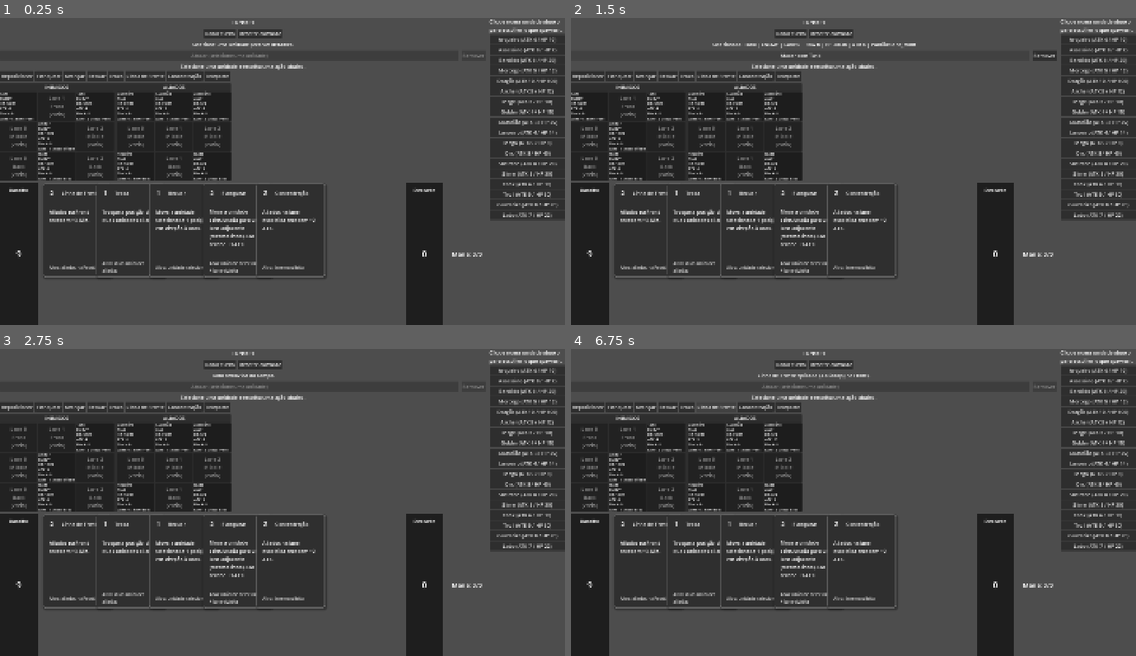
Above: before the commit, frames 1-4 (two rows, left to right).
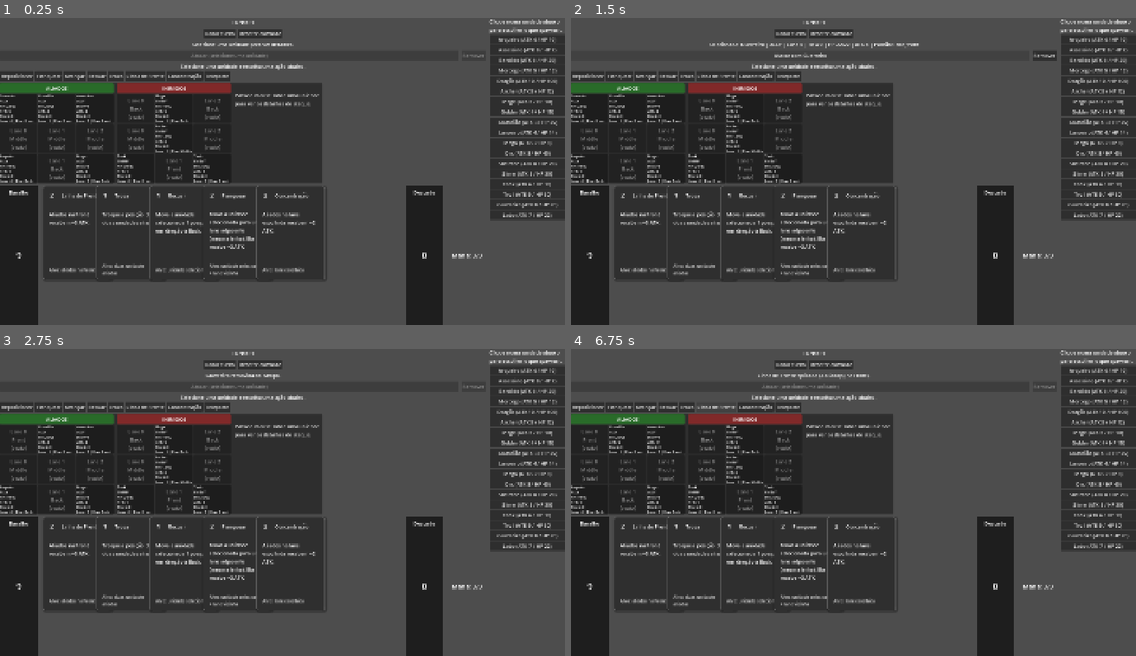
Above: after the commit, the same moments.

Repository: felippe-miguel/be-card
Game: Godot game, scene res://scenes/game.tscn
The game is run twice, just before and just after one commit, with the same random seed, the same clock (stepped at 60 frames per second) and the same inputs.
Inputs:
- Up to frame 1 (0.25 s): no input
- Up to frame 2 (1.5 s): click "X" at 0.5 s; click "Atacar com Tank" (after the commit: "Atacar com Guerreiro") at 1.25 s
- Up to frame 3 (2.75 s): click "Remover" at 2 s
- Up to frame 4 (6.75 s): click "Reposicionar" at 2.75 s; click "Flanquear" at 3.5 s; click "Avançar" at 4.25 s; click "Recuar" at 5 s; click "Troca" at 5.75 s; click "Linha de Frente" at 6.5 s

The runs differ from the first frame. In frame 1, 14% of the frame differs, in the area x 0-86%, y 21-87%; in frame 2, 14%, in the area x 0-86%, y 7-87%; in frame 3, 14%; in frame 4, 14%.

Commit message:
feat(sandbox): highlight de combate, painel de explicacao e ajustes visuais do tabuleiro
- UnitView: hover numa unidade destaca em vermelho os alvos do padrao
  de ataque dela e em verde quem recebe aura (Guardiao); novo
  hover_started/hover_ended, set_highlight()/clear_highlight().
- TargetSystem.describe_pattern(): explicacao legivel de cada padrao,
  mostrada num painel ao lado do tabuleiro (BattleFloorView.set_pattern_
  info()/clear_pattern_info()) junto com o highlight.
- Tabuleiro dos inimigos passa a ser montado com as rows invertidas
  (Back em cima, Front embaixo) - pensado pra quando os dois forem
  empilhados no futuro, se encarando pela Front.
- Tabuleiros ficam lado a lado (aliados a esquerda, inimigos a
  direita), com a barra 'ALIADOS' em verde e 'INIMIGOS' em vermelho
  pra diferenciar de relance.

Diff:
--- a/scenes/battle_floor.tscn
+++ b/scenes/battle_floor.tscn
@@ -1,6 +1,24 @@
 [gd_scene format=3 uid="uid://dtxw2mbs8lwqh"]
 
 [ext_resource type="Script" uid="uid://cfaark6lqrw3q" path="res://scripts/battle_floor_view.gd" id="1_fcfhn"]
+
+[sub_resource type="StyleBoxFlat" id="StyleBoxFlat_ally"]
+bg_color = Color(0.16, 0.42, 0.16, 1)
+corner_radius_top_left = 4
+corner_radius_top_right = 4
+corner_radius_bottom_right = 4
+corner_radius_bottom_left = 4
+content_margin_top = 4
+content_margin_bottom = 4
+
+[sub_resource type="StyleBoxFlat" id="StyleBoxFlat_enemy"]
+bg_color = Color(0.5, 0.16, 0.16, 1)
+corner_radius_top_left = 4
+corner_radius_top_right = 4
+corner_radius_bottom_right = 4
+corner_radius_bottom_left = 4
+content_margin_top = 4
+content_margin_bottom = 4
 
 [node name="BattleFloor" type="PanelContainer" unique_id=1530212635]
 offset_right = 1152.0
@@ -12,6 +30,29 @@
 size_flags_vertical = 0
 theme_override_constants/separation = 4
 
+[node name="AllySection" type="VBoxContainer" parent="Layout" unique_id=300222550]
+layout_mode = 2
+size_flags_vertical = 0
+theme_override_constants/separation = 4
+
+[node name="AllyLabel" type="Label" parent="Layout/AllySection" unique_id=300222555]
+layout_mode = 2
+theme_override_styles/normal = SubResource("StyleBoxFlat_ally")
+theme_override_colors/font_color = Color(1, 1, 1, 1)
+horizontal_alignment = 1
+text = "ALIADOS"
+
+[node name="AllyGrid" type="GridContainer" parent="Layout/AllySection" unique_id=300222666]
+layout_mode = 2
+size_flags_horizontal = 0
+size_flags_vertical = 0
+theme_override_constants/h_separation = 4
+theme_override_constants/v_separation = 4
+columns = 3
+
+[node name="VSeparator" type="VSeparator" parent="Layout" unique_id=300222444]
+layout_mode = 2
+
 [node name="EnemySection" type="VBoxContainer" parent="Layout" unique_id=300222200]
 layout_mode = 2
 size_flags_vertical = 0
@@ -19,6 +60,8 @@
 
 [node name="EnemyLabel" type="Label" parent="Layout/EnemySection" unique_id=300222222]
 layout_mode = 2
+theme_override_styles/normal = SubResource("StyleBoxFlat_enemy")
+theme_override_colors/font_color = Color(1, 1, 1, 1)
 horizontal_alignment = 1
 text = "INIMIGOS"
 
@@ -30,23 +73,24 @@
 theme_override_constants/v_separation = 4
 columns = 3
 
-[node name="VSeparator" type="VSeparator" parent="Layout" unique_id=300222444]
+[node name="VSeparator2" type="VSeparator" parent="Layout" unique_id=300222700]
 layout_mode = 2
 
-[node name="AllySection" type="VBoxContainer" parent="Layout" unique_id=300222550]
+[node name="PatternInfoPanel" type="VBoxContainer" parent="Layout" unique_id=300222710]
+custom_minimum_size = Vector2(280, 0)
 layout_mode = 2
+size_flags_horizontal = 0
 size_flags_vertical = 0
 theme_override_constants/separation = 4
 
-[node name="AllyLabel" type="Label" parent="Layout/AllySection" unique_id=300222555]
+[node name="PatternInfoTitle" type="Label" parent="Layout/PatternInfoPanel" unique_id=300222720]
 layout_mode = 2
-horizontal_alignment = 1
-text = "ALIADOS"
+theme_override_font_sizes/font_size = 16
+autowrap_mode = 2
+text = ""
 
-[node name="AllyGrid" type="GridContainer" parent="Layout/AllySection" unique_id=300222666]
+[node name="PatternInfoBody" type="Label" parent="Layout/PatternInfoPanel" unique_id=300222730]
 layout_mode = 2
-size_flags_horizontal = 0
-size_flags_vertical = 0
-theme_override_constants/h_separation = 4
-theme_override_constants/v_separation = 4
-columns = 3
+autowrap_mode = 2
+modulate = Color(1, 1, 1, 0.85)
+text = "Passe o mouse sobre uma unidade para ver os detalhes do ataque."
--- a/scripts/battle_floor_view.gd
+++ b/scripts/battle_floor_view.gd
@@ -9,6 +9,10 @@
 ## dentro dela (nada some visualmente, só o conteúdo muda).
 @onready var enemy_grid: GridContainer = $Layout/EnemySection/EnemyGrid
 @onready var ally_grid: GridContainer = $Layout/AllySection/AllyGrid
+@onready var pattern_info_title: Label = $Layout/PatternInfoPanel/PatternInfoTitle
+@onready var pattern_info_body: Label = $Layout/PatternInfoPanel/PatternInfoBody
+
+const PATTERN_INFO_PLACEHOLDER = "Passe o mouse sobre uma unidade para ver os detalhes do ataque."
 
 const CELL_MIN_SIZE = Vector2(118, 92)
 const ROW_NAMES = ["Front", "Middle", "Back"]
@@ -32,6 +36,12 @@
 ## para escolher em qual célula colocar a próxima unidade spawnada.
 signal cell_selected(faction: Unit.Faction, lane: int, row: int)
 
+## Repassados do hover_started/hover_ended de cada UnitView — ver
+## Game._on_unit_hover_started()/_ended() (highlight de alvos de ataque
+## e de aura no hover).
+signal unit_hover_started(unit: Unit)
+signal unit_hover_ended(unit: Unit)
+
 func setup(index: int) -> void:
 	floor_index = index
 
@@ -41,11 +51,19 @@
 			ally_cells.append(create_cell(Unit.Faction.ALLY, lane, row))
 			enemy_cells.append(create_cell(Unit.Faction.ENEMY, lane, row))
 
-	for cell in enemy_cells:
-		enemy_grid.add_child(cell)
-
 	for cell in ally_cells:
 		ally_grid.add_child(cell)
+
+	## Grid dos inimigos fica verticalmente invertido (Back em cima, Front
+	## embaixo) — pensado pra quando os dois tabuleiros forem empilhados
+	## um embaixo do outro no futuro, "se encarando" pela Front. Lane
+	## continua esquerda->direita igual o lado aliado; só a ORDEM em que
+	## as células viram filhas da GridContainer muda (isso é só visual —
+	## enemy_cells continua indexado por cell_index(lane, row) normalmente,
+	## get_cell()/refresh_cell() etc. não sabem nem precisam saber disso).
+	for row in range(BattleFloor.ROWS - 1, -1, -1):
+		for lane in range(BattleFloor.LANES):
+			enemy_grid.add_child(enemy_cells[BattleFloor.cell_index(lane, row)])
 
 func connect_to_floor(battleFloor: BattleFloor) -> void:
 	battle_floor = battleFloor
@@ -140,6 +158,8 @@
 	cell.add_child(unit_view)
 	unit_view.setup(unit)
 	unit_view.selected.connect(_on_unit_selected)
+	unit_view.hover_started.connect(_on_unit_hover_started)
+	unit_view.hover_ended.connect(_on_unit_hover_ended)
 
 func _on_unit_added(unit: Unit) -> void:
 	refresh_cell(unit.faction, unit.lane, unit.row)
@@ -153,6 +173,34 @@
 
 func _on_unit_selected(unit: Unit) -> void:
 	unit_selected.emit(unit)
+
+func _on_unit_hover_started(unit: Unit) -> void:
+	unit_hover_started.emit(unit)
+
+func _on_unit_hover_ended(unit: Unit) -> void:
+	unit_hover_ended.emit(unit)
+
+## Painel ao lado do grid de aliados explicando o padrão de ataque (e a
+## aura, se houver) da unidade em hover — preenchido por
+## Game._on_unit_hover_started()/show_pattern_info(), já que o texto em
+## si (o que cada padrão faz) é conhecimento de TargetSystem, não deste
+## node visual.
+func set_pattern_info(title: String, body: String) -> void:
+	pattern_info_title.text = title
+	pattern_info_body.text = body
+
+func clear_pattern_info() -> void:
+	pattern_info_title.text = ""
+	pattern_info_body.text = PATTERN_INFO_PLACEHOLDER
+
+## A UnitView de uma Unit ainda posicionada no grid, ou null se ela não
+## estiver (removida, ou lane/row inválidos). O(1): a célula certa já é
+## conhecida a partir de unit.faction/lane/row, sem precisar buscar.
+func get_unit_view(unit: Unit) -> UnitView:
+	if not BattleFloor.is_valid_cell(unit.lane, unit.row):
+		return null
+
+	return get_cell(unit.faction, unit.lane, unit.row).get_node_or_null("UnitView") as UnitView
 
 ## Todas as UnitViews reais deste andar, das duas facções — usado por
 ## Game para armar/desarmar preview de efeito de carta.
--- a/scripts/target_system.gd
+++ b/scripts/target_system.gd
@@ -58,6 +58,25 @@
 
 	return units.slice(0, count)
 
+## Descrições legíveis dos padrões acima, para UI (hover de combate — ver
+## Game._on_unit_hover_started()/BattleFloorView.set_pattern_info()).
+## Mantidas ao lado da implementação de cada padrão de propósito, pra não
+## desalinhar se a lógica mudar.
+const PATTERN_DESCRIPTIONS = {
+	"lane_front": "Mira o(s) primeiro(s) inimigo(s) da própria lane, procurando da Front para a Back.",
+	"lane_rear": "Mira o(s) inimigo(s) mais distante(s) da própria lane, procurando da Back para a Front.",
+	"adjacent_lanes_furthest": "Ignora a própria lane. Olha as duas lanes vizinhas (só uma, se estiver numa lane de borda) e mira o inimigo mais ao fundo (maior row) entre os candidatos das duas.",
+	"primary_plus_adjacent_row": "Mira o primeiro inimigo da própria lane (Front → Back) e também quem estiver na MESMA row nas lanes vizinhas — naturalmente limitado pelo grid quando o alvo está numa lane de borda.",
+}
+
+func describe_pattern(pattern_id: String, count: int = 1) -> String:
+	var description: String = PATTERN_DESCRIPTIONS.get(pattern_id, "Padrão de ataque desconhecido: %s" % pattern_id)
+
+	if count > 1:
+		description += "\n\nPega os %d primeiros alvos encontrados nessa varredura, não só o primeiro." % count
+
+	return description
+
 func get_adjacent_lanes_furthest(faction: Unit.Faction, lane: int) -> Array[Unit]:
 	var battle_floor = get_battle_floor()
 	var candidates: Array[Unit] = []
--- a/scripts/unit_view.gd
+++ b/scripts/unit_view.gd
@@ -7,6 +7,16 @@
 
 ## row: 0 = Front, 1 = Middle, 2 = Back (ver docs/playtest_3x3.md).
 const ROW_NAMES = ["Front", "Middle", "Back"]
+
+## Hover de combate (docs/playtest_3x3.md): passar o mouse numa unidade
+## destaca em vermelho quem seria atingido pelo ataque dela e em verde
+## quem recebe a aura dela (Guardião) — ver Game._on_unit_hover_started().
+## Não tem relação com o preview de efeito de carta acima (esse já
+## recolore os labels de HP/Block; isto aqui destaca o "quadro" inteiro
+## de outras unidades).
+const TARGET_HIGHLIGHT_COLOR = Color(0.85, 0.25, 0.25, 1)
+const BUFF_HIGHLIGHT_COLOR = Color(0.35, 0.85, 0.35, 1)
+const HIGHLIGHT_BG_COLOR = Color(0.16, 0.16, 0.16, 1)
 
 @onready var name_label: Label = $Content/NameLabel
 @onready var faction_label: Label = $Content/FactionLabel
@@ -31,7 +41,17 @@
 ## diferente do caso "selected_unit" (hover-only).
 var persistent_preview: bool = false
 
+## Reaproveitada por set_highlight()/clear_highlight() — criada uma vez,
+## só a border_color muda entre vermelho (alvo de ataque) e verde
+## (recebendo aura).
+var highlight_style: StyleBoxFlat = null
+
 signal selected(unit: Unit)
+
+## Emitidos em todo mouse_entered/exited, independente de haver preview
+## de carta armado — ver Game._on_unit_hover_started()/_ended().
+signal hover_started(unit: Unit)
+signal hover_ended(unit: Unit)
 
 func setup(setup_unit: Unit) -> void:
 	unit = setup_unit
@@ -96,9 +116,31 @@
 	if effect_armed:
 		show_effect_preview()
 
+	hover_started.emit(unit)
+
 func _on_mouse_exited() -> void:
 	if effect_armed and not persistent_preview:
 		update_display()
+
+	hover_ended.emit(unit)
+
+## color = TARGET_HIGHLIGHT_COLOR (alvo de ataque) ou BUFF_HIGHLIGHT_COLOR
+## (recebendo aura) — troca só a cor da borda, reaproveitando o mesmo
+## StyleBoxFlat. Sobrescreve o stylebox "normal" do Button; clear_
+## highlight() remove a sobrescrita, voltando ao tema default.
+func set_highlight(color: Color) -> void:
+	if highlight_style == null:
+		highlight_style = StyleBoxFlat.new()
+		highlight_style.bg_color = HIGHLIGHT_BG_COLOR
+		highlight_style.set_corner_radius_all(4)
+		highlight_style.set_border_width_all(3)
+
+	highlight_style.border_color = color
+
+	add_theme_stylebox_override("normal", highlight_style)
+
+func clear_highlight() -> void:
+	remove_theme_stylebox_override("normal")
 
 ## Simula, na ordem em que os efeitos da carta seriam resolvidos de
 ## verdade (EffectSystem.execute_effect(), um efeito por vez, na ordem
